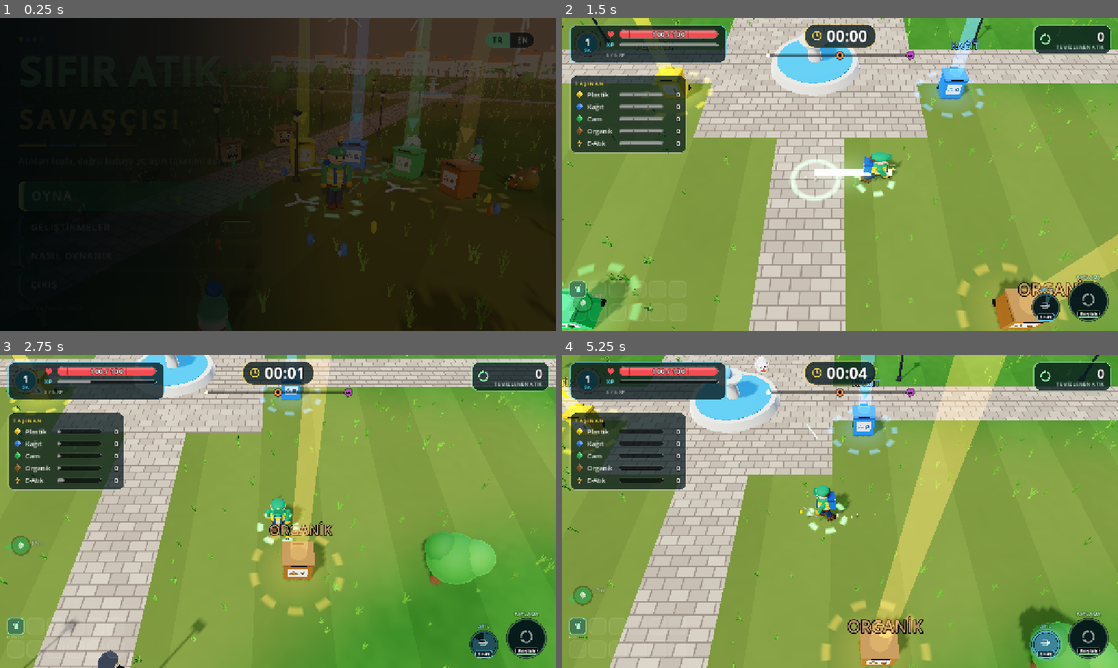
Above: before the commit, frames 1-4 (two rows, left to right).
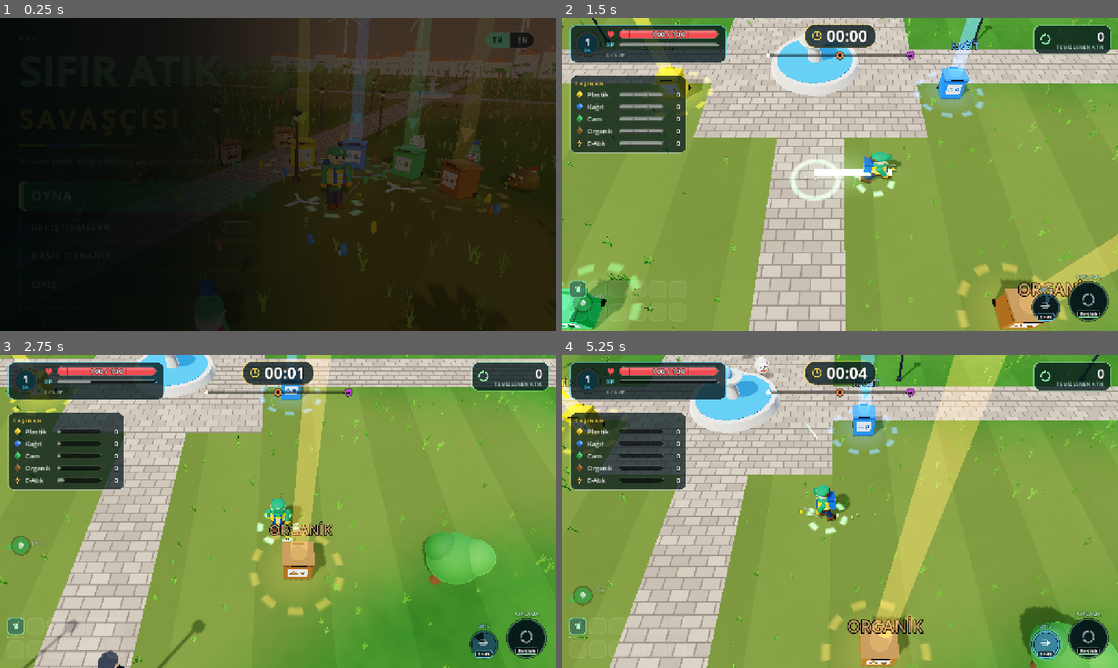
Above: after the commit, the same moments.

Repository: DurukanTech/zerowaste
Game: Godot game, scene res://scenes/main_menu.tscn
The game is run twice, just before and just after one commit, with the same random seed, the same clock (stepped at 60 frames per second) and the same inputs.
Inputs (mouse positions are in pixels of both pictures, inside the frame that each line leads up to):
- Up to frame 1 (0.25 s): no input
- Up to frame 2 (1.5 s): click "OYNA" at 0.5 s; move the mouse to (962, 158) at 1.27 s; hold D (move_right) from 1.28 s (still down); tap Shift (dash) at 1.35 s
- Up to frame 3 (2.75 s): move the mouse to (166, 527) at 2.02 s; release D (move_right) at 2.03 s; hold S (move_down) from 2.03 s (still down); tap 1 (pick_1) at 2.1 s
- Up to frame 4 (5.25 s): move the mouse to (895, 442) at 2.77 s; release S (move_down) at 2.78 s; hold D (move_right) 2.78-3.53 s; tap 2 (pick_2) at 2.85 s; move the mouse to (812, 574) at 3.52 s; hold W (move_up) 3.53-4.28 s; tap 3 (pick_3) at 3.6 s; move the mouse to (1006, 558) at 4.27 s; hold R (reroll) 4.28-5.03 s; hold A (move_left) from 4.28 s (still down); move the mouse to (673, 464) at 5.02 s; tap Space (ultimate) at 5.1 s

The runs differ from the first frame. In frame 1, 0.2% of the frame differs, in the area x 35-97%, y 36-100%; in frame 2, 0.1%; in frame 3, 0.1%; in frame 4, 0.2%.
Error after the commit: Invalid access to property or key 'player' on a base object of type 'Nil'. (res://scripts/enemy.gd:193)

Commit message:
Batch-draw enemies and gems, cheaper shadows, faster enemy loop
Regular enemies and materials render through per-kind MultiMeshes (only
what the camera sees), with blob shadows and a single-split sun shadow.
The enemy grid uses int keys and separation reads cached positions on
alternating halves. Autotest prints per-section [perf] timings.

Co-Authored-By: Claude Opus 5.5 <noreply@anthropic.com>

Diff:
--- /dev/null
+++ b/game/scripts/batch_renderer.gd
@@ -0,0 +1,102 @@
+extends Node3D
+## Draws many copies of the same mesh+material with one MultiMesh each.
+## Every frame: begin(), add() each instance, end() to upload the buffers.
+
+const BLOB_SHADER := """
+shader_type spatial;
+render_mode unshaded, blend_mix, depth_draw_never, cull_disabled, shadows_disabled;
+void fragment() {
+	float d = length(UV * 2.0 - 1.0);
+	ALBEDO = vec3(0.0);
+	ALPHA = smoothstep(1.0, 0.35, d) * 0.42;
+}
+"""
+
+
+class Batch:
+	var mm: MultiMesh
+	var buf := PackedFloat32Array()  # written in place (member, no copy-on-write)
+	var n := 0
+	var cap := 0
+
+	func grow() -> void:
+		cap = maxi(32, cap * 2)
+		buf.resize(cap * 12)
+		mm.instance_count = cap
+
+
+static var _plane_mesh: PlaneMesh
+
+var _batches := {}   # key -> Batch
+var _blob_mat: ShaderMaterial
+
+
+func begin() -> void:
+	for b in _batches.values():
+		b.n = 0
+
+
+## Queues one instance. `key` must be unique per (mesh, material) pair.
+func add(key: String, mesh: Mesh, material: Material, xf: Transform3D, shadow := false) -> void:
+	var b: Batch = _batches.get(key)
+	if b == null:
+		b = _make(mesh, material, shadow)
+		_batches[key] = b
+	if b.n >= b.cap:
+		b.grow()
+	var i := b.n * 12
+	var bs := xf.basis
+	var o := xf.origin
+	b.buf[i] = bs.x.x
+	b.buf[i + 1] = bs.y.x
+	b.buf[i + 2] = bs.z.x
+	b.buf[i + 3] = o.x
+	b.buf[i + 4] = bs.x.y
+	b.buf[i + 5] = bs.y.y
+	b.buf[i + 6] = bs.z.y
+	b.buf[i + 7] = o.y
+	b.buf[i + 8] = bs.x.z
+	b.buf[i + 9] = bs.y.z
+	b.buf[i + 10] = bs.z.z
+	b.buf[i + 11] = o.z
+	b.n += 1
+
+
+## Soft dark disc on the ground (a cheap stand-in for a real shadow).
+func blob(pos: Vector3, radius: float) -> void:
+	if _blob_mat == null:
+		var sh := Shader.new()
+		sh.code = BLOB_SHADER
+		_blob_mat = ShaderMaterial.new()
+		_blob_mat.shader = sh
+	var xf := Transform3D(Basis.from_scale(Vector3(radius, 1.0, radius)), Vector3(pos.x, 0.04, pos.z))
+	add("__blob", _blob_plane(), _blob_mat, xf)
+
+
+func end() -> void:
+	for b in _batches.values():
+		b.mm.buffer = b.buf
+		b.mm.visible_instance_count = b.n
+
+
+func _make(mesh: Mesh, material: Material, shadow: bool) -> Batch:
+	var b := Batch.new()
+	b.mm = MultiMesh.new()
+	b.mm.transform_format = MultiMesh.TRANSFORM_3D
+	b.mm.mesh = mesh
+	# instances are spread over the whole arena; skip per-frame AABB updates
+	b.mm.custom_aabb = AABB(Vector3(-200, -10, -200), Vector3(400, 40, 400))
+	var mmi := MultiMeshInstance3D.new()
+	mmi.multimesh = b.mm
+	mmi.material_override = material
+	mmi.cast_shadow = GeometryInstance3D.SHADOW_CASTING_SETTING_ON if shadow else GeometryInstance3D.SHADOW_CASTING_SETTING_OFF
+	add_child(mmi)
+	b.grow()
+	return b
+
+
+static func _blob_plane() -> PlaneMesh:
+	if _plane_mesh == null:
+		_plane_mesh = PlaneMesh.new()
+		_plane_mesh.size = Vector2(2, 2)
+	return _plane_mesh
--- a/game/scripts/enemy.gd
+++ b/game/scripts/enemy.gd
@@ -23,6 +23,12 @@
 var dead := false
 var slow_t := 0.0
 var move_override = null  # Vector3 while charging
+var use_batch := false  # set by game.gd; the menu backdrop draws its own meshes
+var batched := false    # drawn by the game's BatchRenderer instead of own meshes
+var glow_on := true
+var draw_model := {}     # cached by game._draw_batches
+var draw_keys: Array = []
+var blob_r := 0.0        # blob shadow radius
 
 var _flash := 0.0
 var _flash_cd := 0.0
@@ -63,6 +69,7 @@
 	_build_visual()
 	if is_elite and not is_boss:
 		_make_elite()
+	blob_r = radius * 1.6 * (1.4 if elite else 1.0)
 
 
 ## Elite variant: much tougher, bigger, golden aura, drops a reward crate.
@@ -90,6 +97,10 @@
 
 
 func _add_model(parent: Node3D, model_kind: String, shadows := true) -> void:
+	if use_batch and not is_boss:
+		# regular monsters are drawn in bulk (see game._draw_batches)
+		batched = true
+		return
 	var m := Models.get_model(model_kind)
 	if m.opaque:
 		_track(MF.inst(m.opaque, MF.vc_mat(), parent, Vector3.ZERO, shadows))
@@ -140,6 +151,15 @@
 	add_child(l)
 
 
+func is_flashing() -> bool:
+	return _flashing
+
+
+## World transform of the animated body (for batched drawing).
+func body_transform() -> Transform3D:
+	return transform * _body.transform
+
+
 func hit_flash() -> void:
 	# rate-limited so constantly-hit bosses don't stay lit up permanently
 	if _flash_cd > 0.0:
@@ -168,6 +188,11 @@
 		speed_mult = 1.0
 	_anim_t += delta
 	var s := _base_scale
+	# pure animation is skipped for monsters well outside the camera view
+	if kind in ["bag", "bottle", "battery", "rot", "rot_small", "box"]:
+		var pp: Vector3 = game.player.position
+		if absf(position.x - pp.x) > 24.0 or absf(position.z - pp.z) > 20.0:
+			return
 	if kind == "miniboss" or kind == "boss":
 		var p := 1
 		if kind == "boss":
@@ -185,8 +210,9 @@
 		"bottle", "battery":
 			_body.rotation.z = sin(_anim_t * 9.0) * 0.14
 			_body.position.y = absf(sin(_anim_t * 9.0)) * 0.06
+			glow_on = int(_anim_t * 10.0) % 2 == 0
 			if _glow:
-				_glow.visible = int(_anim_t * 10.0) % 2 == 0
+				_glow.visible = glow_on
 		"rot", "rot_small":
 			var q := sin(_anim_t * 6.0) * 0.08
 			_body.scale = Vector3(s * (1.0 + q), s * (1.0 - q), s)
--- a/game/scripts/game.gd
+++ b/game/scripts/game.gd
@@ -16,6 +16,8 @@
 const Sorting = preload("res://scripts/sorting.gd")
 const Quests = preload("res://scripts/quests.gd")
 const Events = preload("res://scripts/events.gd")
+const BatchRenderer = preload("res://scripts/batch_renderer.gd")
+const Models = preload("res://scripts/enemy_models.gd")
 
 const CELL := 2.0
 const MAX_GEMS := 400
@@ -37,7 +39,12 @@
 var bosses: Array = []
 var gems: Array = []
 var bins: Array = []
-var grid := {}
+var grid := {}            # int cell key -> Array of indices into the arrays below
+var _gpos := PackedVector3Array()   # enemy positions at the start of the frame
+var _grad := PackedFloat32Array()   # enemy radii
+var _gent: Array = []               # enemy objects
+var batches
+var _bkeys := {}          # enemy kind -> precomputed batch keys
 
 var elapsed := 0.0
 var kills := 0
@@ -65,6 +72,7 @@
 var stat_elites := 0
 var stat_pool_empty := -1.0
 var _stat_k := 0
+var _prof_us := {}
 var stat_taken := 0.0
 var _stat_one := 0
 
@@ -98,6 +106,8 @@
 	hazards = Hazards.new()
 	hazards.game = self
 	add_child(hazards)
+	batches = BatchRenderer.new()
+	add_child(batches)
 	player = Player.new()
 	player.game = self
 	player.scale = Vector3.ONE * 1.25
@@ -151,16 +161,25 @@
 	events.tick(delta)
 	_spawn_logic(delta)
 	player.tick(delta)
+	_prof("other", t0)
+	var t := Time.get_ticks_usec()
 	_update_enemies(delta)
+	t = _prof("enemies", t)
 	for w in player.weapons:
 		w.tick(delta)
+	t = _prof("weapons", t)
 	hazards.tick(delta)
 	_update_gems(delta)
+	t = _prof("gems", t)
 	sorting.tick(delta)
 	quests.tick(delta)
 	_cleanup_dead()
 	_update_camera(delta)
+	t = _prof("other", t)
+	_draw_batches()
+	t = _prof("draw", t)
 	hud.refresh(delta)
+	_prof("hud", t)
 	if autotest:
 		_autotest_report(delta, (Time.get_ticks_usec() - t0) / 1000.0)
 		_autotest_shots()
@@ -264,6 +283,14 @@
 	e._special_t = 999.0
 
 
+## Autotest profiler: accumulates microseconds per section, returns "now".
+func _prof(key: String, since: int) -> int:
+	var now := Time.get_ticks_usec()
+	if autotest:
+		_prof_us[key] = _prof_us.get(key, 0) + now - since
+	return now
+
+
 func _autotest_report(delta: float, ms: float) -> void:
 	player.hp = player.max_hp
 	_perf_acc += ms
@@ -280,6 +307,13 @@
 		_perf_real = now
 		print("[autotest] t=%s lv=%d enemies=%d gems=%d kills=%d logic_ms avg=%.2f worst=%.2f fps=%.0f weapons=%s" % [
 			int(elapsed), player.level, enemies.size(), gems.size(), kills, _perf_acc / _perf_frames, _perf_worst, fps, w])
+		var parts := []
+		for k in _prof_us:
+			parts.append("%s=%.2f" % [k, _prof_us[k] / 1000.0 / maxi(1, _perf_frames)])
+		print("[perf] t=%d ms/frame %s | draw_calls=%d objects=%d prims=%dk" % [int(elapsed), " ".join(parts),
+			Performance.get_monitor(Performance.RENDER_TOTAL_DRAW_CALLS_IN_FRAME), Performance.get_monitor(Performance.RENDER_TOTAL_OBJECTS_IN_FRAME),
+			Performance.get_monitor(Performance.RENDER_TOTAL_PRIMITIVES_IN_FRAME) / 1000])
+		_prof_us.clear()
 		print("[balance] t=%d passives=%s chests=%s elites_killed=%d pool_empty_at=%.0f oneshot=%d%% dmg_taken=%d" % [int(elapsed), player.passives, stat_chests, stat_elites, stat_pool_empty, 100 * _stat_one / maxi(1, _stat_k), int(stat_taken)])
 		stat_taken = 0.0
 		_stat_k = 0
@@ -398,6 +432,7 @@
 func spawn_enemy(kind: String, pos: Vector3, hp_override := -1.0, elite := false):
 	var m := elapsed / 60.0
 	var e = Enemy.new()
+	e.use_batch = true
 	var hp_scale := hp_override if hp_override > 0.0 else hp_scale_at(m)
 	if kind == "miniboss":
 		hp_scale = clampf(player.power_score() / 24.0, 0.75, 1.4)
@@ -423,28 +458,45 @@
 
 # --- enemy manager -----------------------------------------------------------
 
-func _cell(p: Vector3) -> Vector2i:
-	return Vector2i(floori(p.x / CELL), floori(p.z / CELL))
+## Packs a grid cell into one int (dictionary lookups on ints are much
+## cheaper than on Vector2i).
+static func _key(ix: int, iz: int) -> int:
+	return (ix + 4096) * 8192 + (iz + 4096)
 
 
 func _update_enemies(delta: float) -> void:
 	grid.clear()
+	var n := enemies.size()
+	_gpos.resize(n)
+	_grad.resize(n)
+	_gent.resize(n)
+	var m := 0
 	for e in enemies:
 		if e.dead or e.is_boss:
 			continue
-		var k := _cell(e.position)
+		var p: Vector3 = e.position
+		_gpos[m] = p
+		_grad[m] = e.radius
+		_gent[m] = e
+		var k := _key(floori(p.x / CELL), floori(p.z / CELL))
 		var arr = grid.get(k)
 		if arr == null:
-			grid[k] = [e]
+			grid[k] = [m]
 		else:
-			arr.append(e)
+			arr.append(m)
+		m += 1
 	var ppos: Vector3 = player.position
 	var smog: float = events.enemy_speed_mult()
+	# separation runs on half the crowd each frame (alternating), twice as strong
+	var parity := Engine.get_process_frames() % 2
+	var idx := 0
 	for e in enemies:
 		if e.dead:
 			continue
+		idx += 1
 		e.think(delta, self)
-		var to_p: Vector3 = ppos - e.position
+		var ep: Vector3 = e.position
+		var to_p: Vector3 = ppos - ep
 		to_p.y = 0.0
 		var dist := to_p.length()
 		var dir := to_p / maxf(dist, 0.001)
@@ -454,33 +506,36 @@
 		else:
 			vel = dir * e.speed * e.speed_mult * smog
 		var sep := Vector3.ZERO
-		if not e.is_boss:
-			var c := _cell(e.position)
-			for ix in range(c.x - 1, c.x + 2):
-				for iz in range(c.y - 1, c.y + 2):
-					var arr = grid.get(Vector2i(ix, iz))
+		if not e.is_boss and idx % 2 == parity:
+			var er: float = e.radius
+			var cx := floori(ep.x / CELL)
+			var cz := floori(ep.z / CELL)
+			for ix in range(cx - 1, cx + 2):
+				for iz in range(cz - 1, cz + 2):
+					var arr = grid.get(_key(ix, iz))
 					if arr == null:
 						continue
-					for o in arr:
-						if o == e:
-							continue
-						var d: Vector3 = e.position - o.position
-						d.y = 0.0
-						var rr: float = e.radius + o.radius
-						var l2 := d.length_squared()
+					for j in arr:
+						var op := _gpos[j]
+						var dx := ep.x - op.x
+						var dz := ep.z - op.z
+						var l2 := dx * dx + dz * dz
+						var rr := er + _grad[j]
 						if l2 < rr * rr and l2 > 0.0001:
 							var l := sqrt(l2)
-							sep += d / l * (rr - l)
+							var push := (rr - l) / l
+							sep.x += dx * push
+							sep.z += dz * push
 			for b in bosses:
-				var d: Vector3 = e.position - b.position
+				var d: Vector3 = ep - b.position
 				d.y = 0.0
-				var rr: float = e.radius + b.radius
+				var rr: float = er + b.radius
 				var l := d.length()
 				if l < rr and l > 0.001:
 					sep += d / l * (rr - l) * 2.0
-		e.position += (vel + e.knock) * delta + sep * 0.35
+		ep += (vel + e.knock) * delta + sep * 0.6
 		e.knock = e.knock.lerp(Vector3.ZERO, minf(1.0, 8.0 * delta))
-		e.position = clamp_arena(e.position)
+		e.position = clamp_arena(ep)
 		if dist > 0.01 and e.speed > 0.0:
 			e.rotation.y = lerp_angle(e.rotation.y, atan2(dir.x, dir.z), minf(1.0, 10.0 * delta))
 		# contact damage
@@ -493,6 +548,50 @@
 			e.position = spawn_pos()
 
 
+## Regular enemies and materials are drawn through MultiMeshes; a hit
+## enemy moves to the "flash" batch of its kind for the flash duration.
+func _draw_batches() -> void:
+	batches.begin()
+	var vc: Material = MF.vc_mat()
+	var vca: Material = MF.vc_mat(true)
+	var flash: Material = MF.flash_mat()
+	var glow: Material = MF.vc_mat(false, 4.0)
+	# only what the camera can see (it looks down at the player from +Z)
+	var pp: Vector3 = player.position
+	var x0 := pp.x - 25.0
+	var x1 := pp.x + 25.0
+	var z0 := pp.z - 21.0
+	var z1 := pp.z + 15.0
+	for e in enemy_root.get_children():
+		if not e.batched:
+			continue
+		var ep: Vector3 = e.position
+		if ep.x < x0 or ep.x > x1 or ep.z < z0 or ep.z > z1:
+			continue
+		var model: Dictionary = e.draw_model
+		if model.is_empty():
+			model = Models.get_model(e.kind)
+			e.draw_model = model
+			e.draw_keys = [e.kind + "|o", e.kind + "|of", e.kind + "|a", e.kind + "|af", e.kind + "|g"]
+		var keys: Array = e.draw_keys
+		var xf: Transform3D = e.transform * e._body.transform
+		var fl: bool = e._flashing
+		if model.opaque:
+			batches.add(keys[1] if fl else keys[0], model.opaque, flash if fl else vc, xf)
+		if model.alpha:
+			batches.add(keys[3] if fl else keys[2], model.alpha, flash if fl else vca, xf)
+		if model.glow and e.glow_on:
+			batches.add(keys[4], model.glow, glow, xf)
+		batches.blob(ep, e.blob_r * e.scale.x)
+	for g in gems:
+		var gp: Vector3 = g.position
+		if gp.x < x0 or gp.x > x1 or gp.z < z0 or gp.z > z1:
+			continue
+		if g.use_batch and g.mat_type != "chest":
+			batches.add(g.draw_key, g.mesh_for(), g.draw_mat, g.mesh_transform())
+	batches.end()
+
+
 func _explode(e) -> void:
 	e.dead = true
 	player.hurt(e.damage)
@@ -504,14 +603,17 @@
 func enemies_near(pos: Vector3, r: float) -> Array:
 	var out := []
 	var reach := r + 0.7  # max regular enemy radius
-	var c0 := _cell(pos - Vector3(reach, 0, reach))
-	var c1 := _cell(pos + Vector3(reach, 0, reach))
-	for ix in range(c0.x, c1.x + 1):
-		for iz in range(c0.y, c1.y + 1):
-			var arr = grid.get(Vector2i(ix, iz))
+	var x0 := floori((pos.x - reach) / CELL)
+	var x1 := floori((pos.x + reach) / CELL)
+	var z0 := floori((pos.z - reach) / CELL)
+	var z1 := floori((pos.z + reach) / CELL)
+	for ix in range(x0, x1 + 1):
+		for iz in range(z0, z1 + 1):
+			var arr = grid.get(_key(ix, iz))
 			if arr == null:
 				continue
-			for e in arr:
+			for j in arr:
+				var e = _gent[j]
 				if e.dead:
 					continue
 				var rr: float = r + e.radius
@@ -529,17 +631,19 @@
 	var best = null
 	var best_d := max_dist * max_dist
 	# search outward in rings of cells for speed
-	var c := _cell(pos)
+	var cx := floori(pos.x / CELL)
+	var cz := floori(pos.z / CELL)
 	var max_ring := int(ceil(max_dist / CELL))
 	for ring in range(0, max_ring + 1):
-		for ix in range(c.x - ring, c.x + ring + 1):
-			for iz in range(c.y - ring, c.y + ring + 1):
-				if absi(ix - c.x) != ring and absi(iz - c.y) != ring:
+		for ix in range(cx - ring, cx + ring + 1):
+			for iz in range(cz - ring, cz + ring + 1):
+				if absi(ix - cx) != ring and absi(iz - cz) != ring:
 					continue
-				var arr = grid.get(Vector2i(ix, iz))
+				var arr = grid.get(_key(ix, iz))
 				if arr == null:
 					continue
-				for e in arr:
+				for j in arr:
+					var e = _gent[j]
 					if e.dead:
 						continue
 					var d := _flat_dist_sq(e.position, pos)
@@ -639,6 +743,7 @@
 		player.add_xp(old.value)
 		old.queue_free()
 	var g = Gem.new()
+	g.use_batch = true
 	g.setup(mat_type, value)
 	gem_root.add_child(g)
 	g.position = Vector3(pos.x, 0, pos.z)
--- a/game/scripts/gem.gd
+++ b/game/scripts/gem.gd
@@ -13,6 +13,10 @@
 var pull_speed := 0.0
 var _t := 0.0
 var _mesh: MeshInstance3D
+var _size := 1.0
+var draw_key := ""
+var draw_mat: Material
+var use_batch := false  # set by game.gd; the menu backdrop draws its own meshes
 
 
 static func _mesh_for(t: String) -> Mesh:
@@ -44,17 +48,35 @@
 	mat_type = t
 	value = v
 	_t = randf() * TAU
-	var mat := MF.vc_mat() if t == "heal" else MF.vc_mat(false, 1.4)
+	_size = 1.5 if v >= 4.0 or t == "chest" else 1.0
 	if t == "chest":
-		mat = MF.vc_mat(false, 0.6)
-		var beam := MF.inst(MF.cyl_mesh(0.05, 0.3, 6.0), MF.glow_mat(Color(1.0, 0.85, 0.35, 0.3), 2.0), self, Vector3(0, 3.0, 0), false)
-		beam.name = "Beam"
-	_mesh = MF.inst(_mesh_for(t), mat, self, Vector3(0, 0.45, 0), false)
-	if v >= 4.0 or t == "chest":
-		_mesh.scale = Vector3.ONE * 1.5
+		MF.inst(MF.cyl_mesh(0.05, 0.3, 6.0), MF.glow_mat(Color(1.0, 0.85, 0.35, 0.3), 2.0), self, Vector3(0, 3.0, 0), false)
+	if use_batch and t != "chest":
+		draw_key = "gem|" + t
+		draw_mat = material_for(t)
+		return  # drawn in bulk by game._draw_batches
+	_mesh = MF.inst(_mesh_for(t), material_for(t), self, Vector3(0, 0.45, 0), false)
+	_mesh.scale = Vector3.ONE * _size
+
+
+static func material_for(t: String) -> Material:
+	if t == "heal":
+		return MF.vc_mat()
+	return MF.vc_mat(false, 0.6 if t == "chest" else 1.4)
+
+
+func mesh_for() -> Mesh:
+	return _mesh_for(mat_type)
 
 
 func animate(delta: float) -> void:
 	_t += delta
-	_mesh.rotation.y = _t * 2.5
-	_mesh.position.y = 0.45 + sin(_t * 3.0) * 0.1
+	if _mesh:
+		_mesh.rotation.y = _t * 2.5
+		_mesh.position.y = 0.45 + sin(_t * 3.0) * 0.1
+
+
+## World transform of the spinning, bobbing crystal (for batched drawing).
+func mesh_transform() -> Transform3D:
+	var b := Basis(Vector3.UP, _t * 2.5).scaled(Vector3.ONE * _size)
+	return Transform3D(b, position + Vector3(0, 0.45 + sin(_t * 3.0) * 0.1, 0))
--- a/game/scripts/world_builder.gd
+++ b/game/scripts/world_builder.gd
@@ -121,8 +121,9 @@
 	sun.shadow_enabled = true
 	sun.shadow_blur = 1.5
 	sun.shadow_opacity = 0.8
-	sun.directional_shadow_mode = DirectionalLight3D.SHADOW_PARALLEL_2_SPLITS
-	sun.directional_shadow_max_distance = 50.0
+	# one shadow split: half the shadow draw calls of PARALLEL_2_SPLITS
+	sun.directional_shadow_mode = DirectionalLight3D.SHADOW_ORTHOGONAL
+	sun.directional_shadow_max_distance = 40.0
 	# cool sky fill from the opposite side so shadowed faces are not flat
 	var fill := DirectionalLight3D.new()
 	fill.rotation_degrees = Vector3(-35, 140, 0)
Not shown, added: game/scripts/batch_renderer.gd.uid
Not shown, added: game/music/sifiratikmusic.wav
Not shown, changed: vault/03 Teknik/Mimari.md
Not shown, changed: vault/03 Teknik/Test ve Autotest.md
